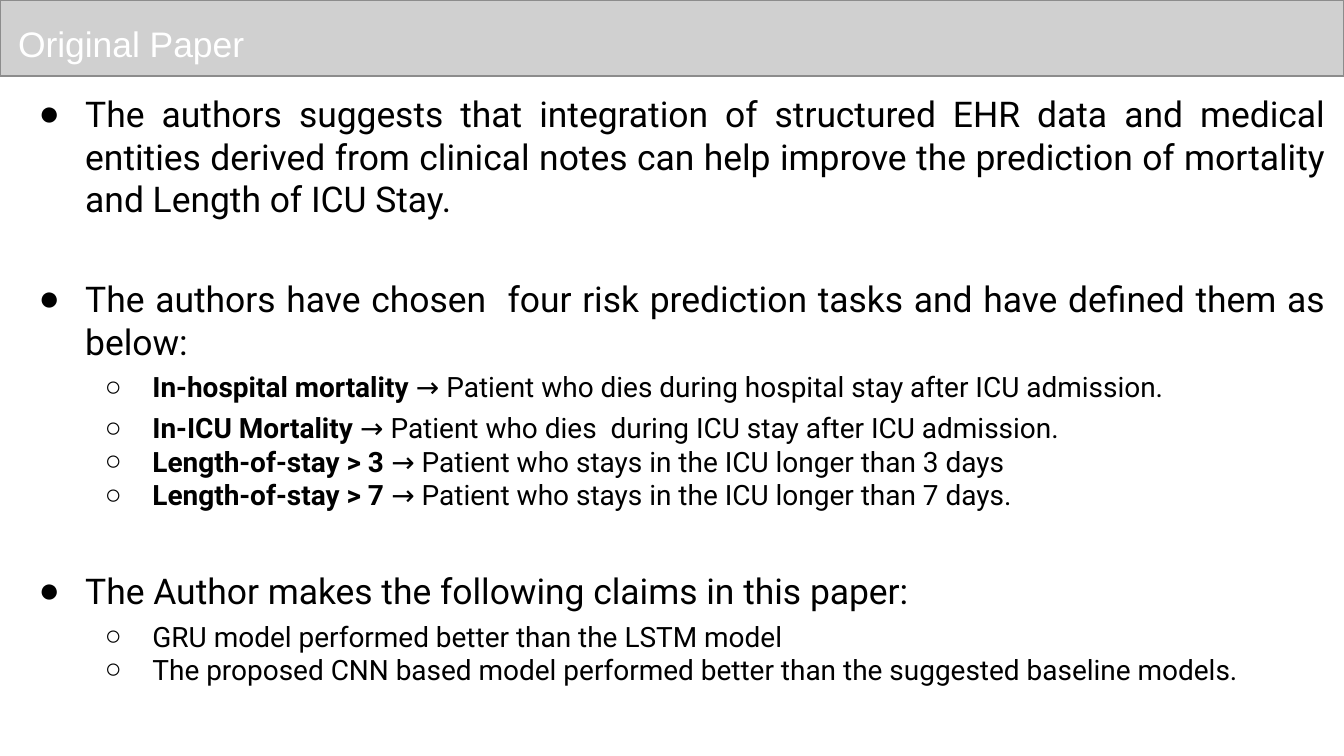
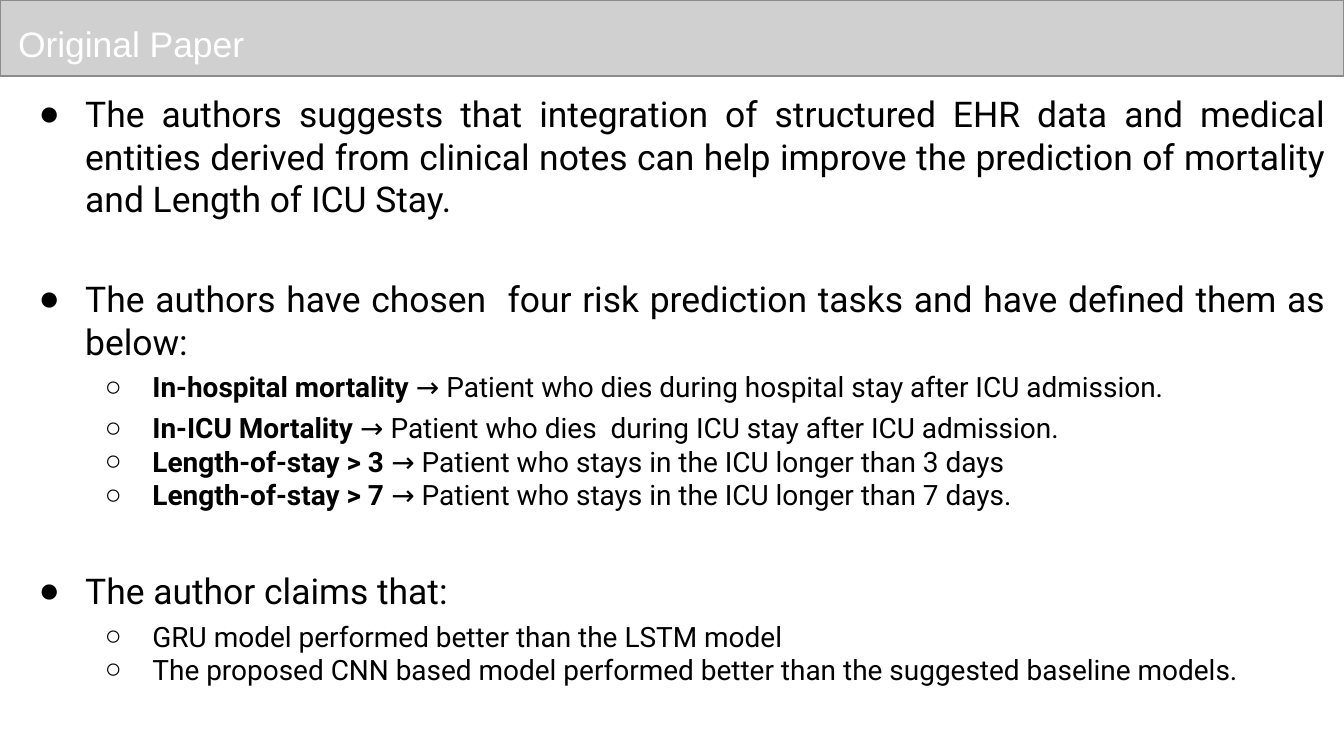
Before and after one commit to sasanka-pusapati/DLHProject, a slide deck: slide 3 of DLH-Team 102-Paper186.pptx. Drawn at 1344x756 pixels with LibreOffice and Linux fonts; fonts in the diff are those of the drawing; grey boxes stand for pictures. Boxes give left, top, right and bottom in pixels: in the first picture for what was removed or moved away, otherwise in the second. Text is boxed around its words. In the diff, an @@ line names an element or a change of style, - is before the commit and + after.

```diff
--- a/DLH-Team 102-Paper186.pptx
+++ b/DLH-Team 102-Paper186.pptx
@@ text at [85,577,447,605]: text changed @@
-● The Author makes the following claims in this paper:
+● The author claims that:
```
Also in this commit, not shown: 3 other slides changed.
